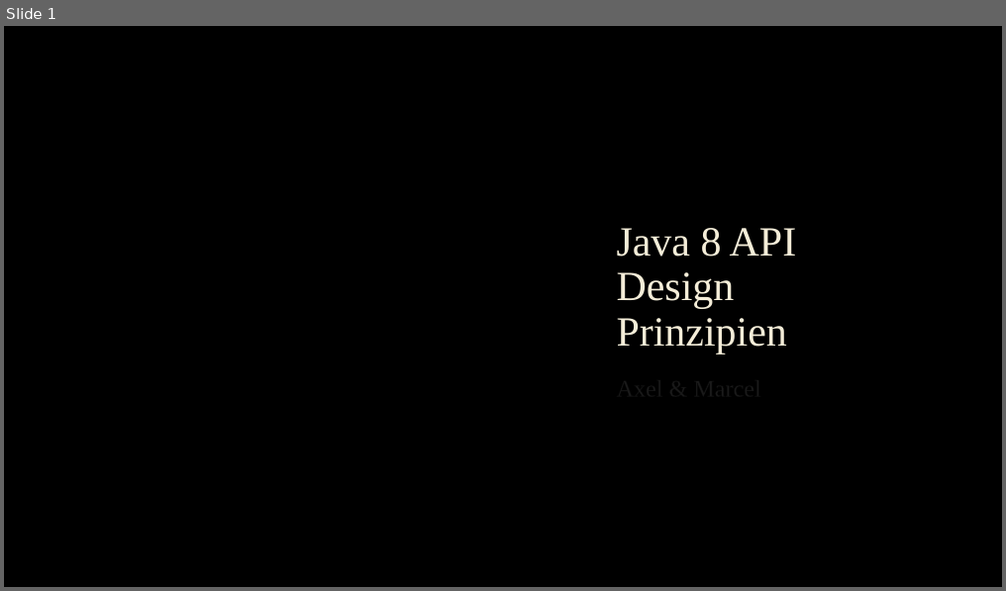
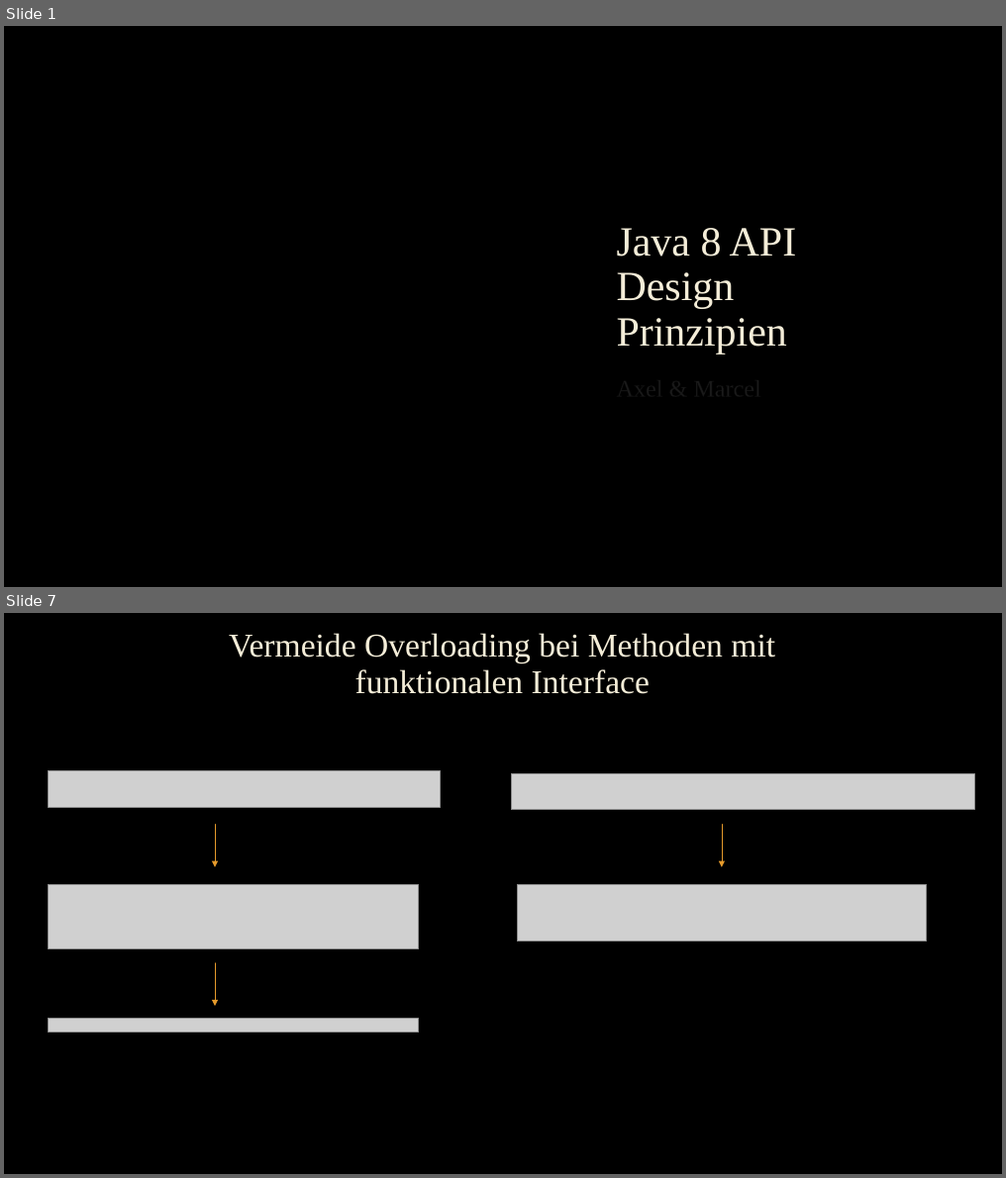
Before and after one commit to nobody1337/DemoAPI, a slide deck: Präsentation/Java 8 API Design Prinzipien.pptx. Shown one above the other, each under a label of ours: slide 1 before the commit, slides 1 and 7 after it; the slides between them are not shown. The pictures are 1006x591 and 1006x1178 pixels, drawn with LibreOffice and Linux fonts; fonts in the diff are those of the drawing; grey boxes stand for pictures; background and template pictures are left out. Boxes give left, top, right and bottom in pixels: in the first picture for what was removed or moved away, otherwise in the second. Text is boxed around its words. In the diff, an @@ line names an element or a change of style, - is before the commit and + after.

```diff
--- a/Präsentation/Java 8 API Design Prinzipien.pptx
+++ b/Präsentation/Java 8 API Design Prinzipien.pptx
@@ slide 7 added at (4, 613, 1002, 1174), background picture (left out) @@
@@ title added at (229, 633, 775, 694), 32 pt, text #F4EDD8 @@
+Vermeide Overloading bei Methoden mit
+funktionalen Interface
@@ picture added at (49, 771, 440, 807) @@
@@ picture added at (512, 774, 975, 810) @@
@@ arrow added from (215, 825) to (215, 867), #E59B2C 0.75 pt @@
@@ arrow added from (722, 825) to (722, 867), #E59B2C 0.75 pt @@
@@ picture added at (49, 884, 419, 950) @@
@@ picture added at (518, 884, 927, 942) @@
@@ arrow added from (215, 963) to (215, 1006), #E59B2C 0.75 pt @@
@@ picture added at (49, 1019, 419, 1033) @@
```
Also in this commit, not shown: 1 slide changed, 7 other slides added, 19 other files.
